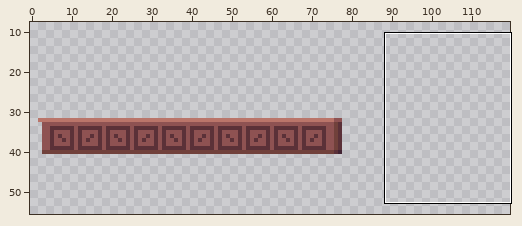
Two states of a sprite sheet, images/front_counter.png. Above, an overview of the earlier version with the close-up marked.
Close-up. Before:
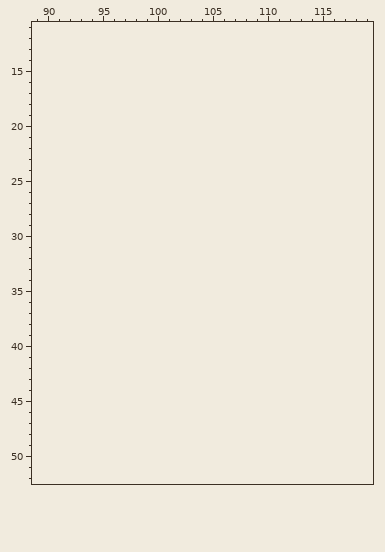
The file is 76x9 pixels. Shown: x 89..119, y 11..52. The old version is drawn lined up with the new one, on the new canvas. The wide view leaves out empty margins. The commit also changed other parts of the picture, which this record leaves out.
After the commit:
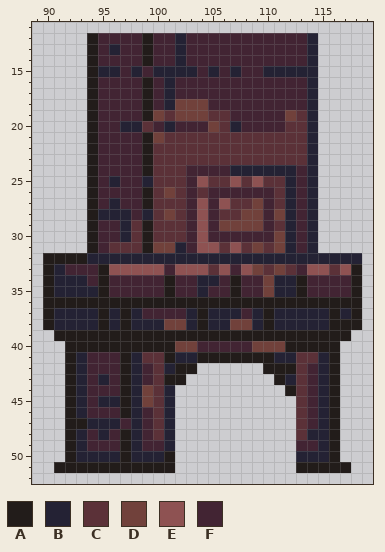
Palette (. is transparent): A #221c1a  B #242234  C #5b3138  D #71413b  E #8e5252  F #422433
The exact change:
canvas 76x9 -> 120x60, the old top-left corner now at 2,32
Changed rows in their new state; - is an unchanged pixel.
first column x 90:
12 ----AFFFFAFFBFFFFFFFFFFFB----
13 ----AFBFFAFFBFFFFFFFFFFFB----
14 ----AFFFFAFFBFFFFFFFFFFFB----
15 ----ABBFBFBBBBFBFBFFBBBBB----
16 ----AFFFFAFBFFFFFFFFFFFFB----
17 ----AFFFFAFBFFFFFFFFFFFFB----
18 ----AFFFFAFBDDDFFFFFFFFFB----
19 ----AFFFFADCDDDCCFFFFFDCB----
20 ----AFFBBCFBFFFDCBFFFFCCB----
21 ----AFFFFADCCCCCCCCCCCCCB----
22 ----AFFFFACCCCCCCCCCCCCCB----
23 ----AFFFFACCCCCCCCCCCCCCB----
24 ----AFFFFACCCFFFFBBBBBBFB----
25 ----AFBFFBCCCFECCECECCBFB----
26 ----AFFFFACDCFCFFFFFFCBFB----
27 ----AFBFFACCCFEFECCDFCBFB----
28 ----ABBBFBCDCFEFCCDDFDBFB----
29 ----AFFBCACCCFEFDDDDFCBFB----
30 ----AFFBCACCCFEFFFFFFDBFB----
31 ----AFCCCADDBFEECECDCDBFB----
32 AAAABBBBBBBBBBBBBBBBBBBBBBBBB
33 ABFFFAEEEEEFEEECEFEDCDCFEECEA
34 ABBBFAFFFFFAFFBBFAFFDBBAFFFFA
35 ABBBBAFFFFFAFFBFFAFFDBBAFFFFA
36 AAAAAAAAAAAAAAAAAAAAAAAAAAAAA
37 ABBBBABABFFFFBABBBFBABBBBBABA
38 ABBBBABABBBDDBABBDDBABBBBBAAA
39 -AAAAAAAAAAAAAAAAAAAAAAAAAAA-
40 --AAAAAAAAAADDFFFFFDDDAAAAA--
41 --ABFFFABCCABBAAAAAAABBCCBA--
42 --ABFFFABFCBAA------AAACFBA--
43 --ABFBFABFCAA--------ABCFBA--
44 --ABFFFABDCB----------ACFBA--
45 --ABFBBABDCB-----------CFBA--
46 --ABFFFABFCB-----------CFBA--
47 --AABBBFBFCB-----------CFBA--
48 --ABFBFABFCB-----------CBBA--
49 --ABFFFABFFB-----------FFBA--
50 --ABBBBABBBA-----------BBBA--
51 -AAAAAAAAAAA-----------AAAAA-
Changed places in both close-ups, as pixel boxes (x1, y1, x2, y2):
added: (43, 33, 362, 473)
